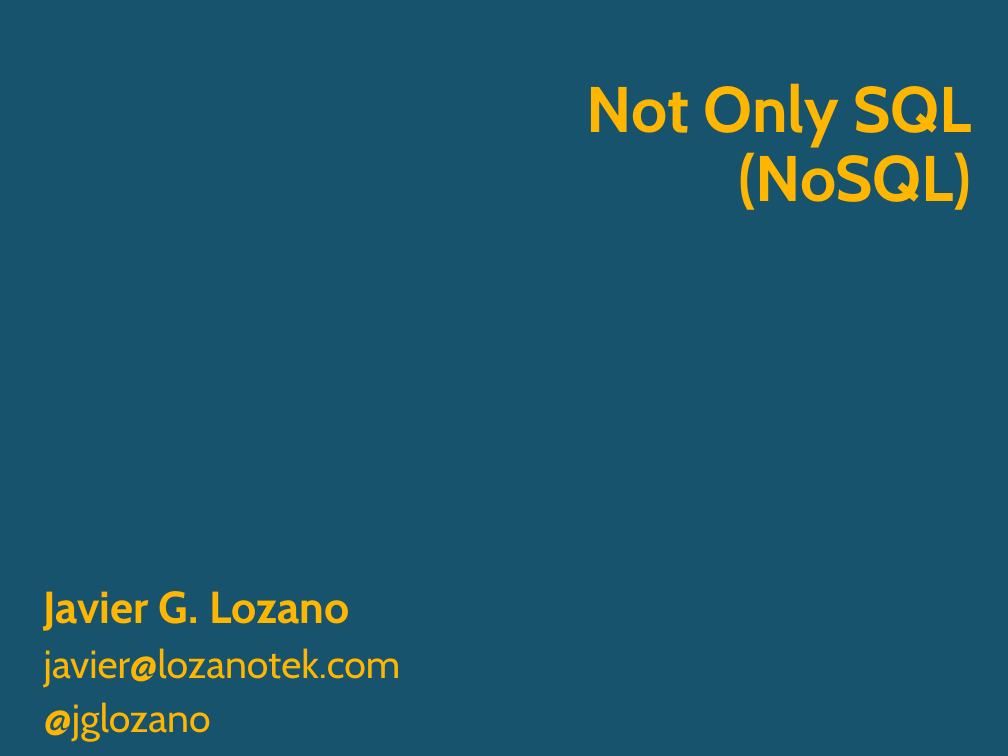
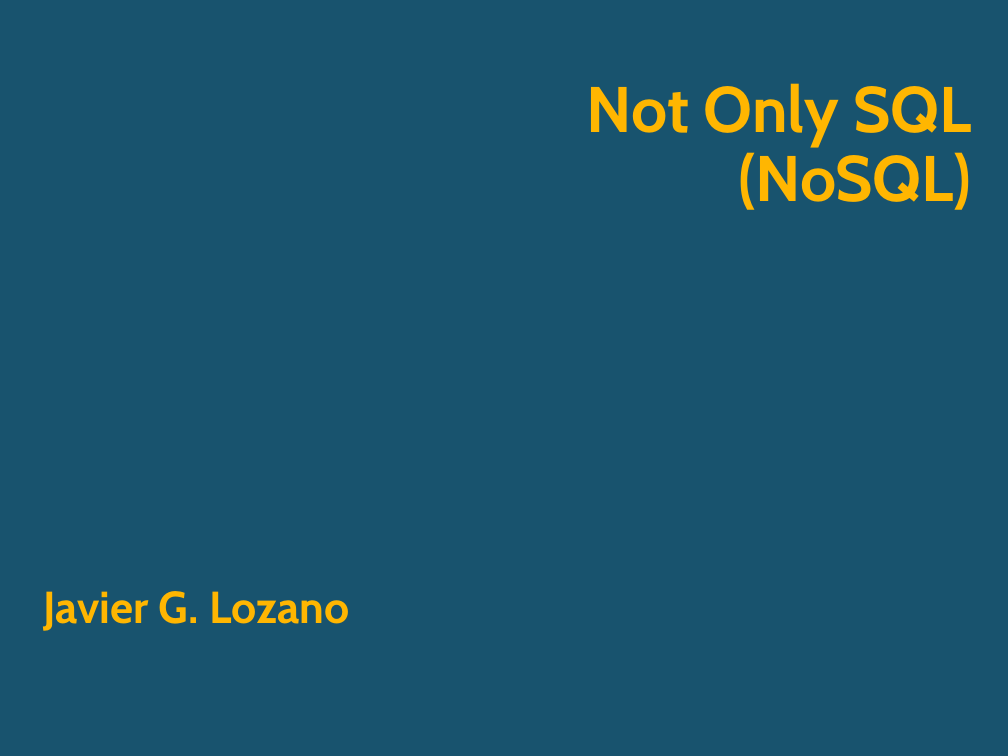
Before and after one commit to lozanotek/nosql, a slide deck: slide 1 of slides/NoSQL.pptx. Drawn at 1008x756 pixels with LibreOffice and Linux fonts; fonts in the diff are those of the drawing; background and template pictures are left out. Boxes give left, top, right and bottom in pixels: in the first picture for what was removed or moved away, otherwise in the second. Text is boxed around its words. In the diff, an @@ line names an element or a change of style, - is before the commit and + after.

```diff
--- a/slides/NoSQL.pptx
+++ b/slides/NoSQL.pptx
@@ subtitle at (44, 648, 401, 742): paragraphs removed @@
-javier@lozanotek.com
-@jglozano
```
Also in this commit, not shown: 2 other slides changed, 3 slides added, 16 other files.
